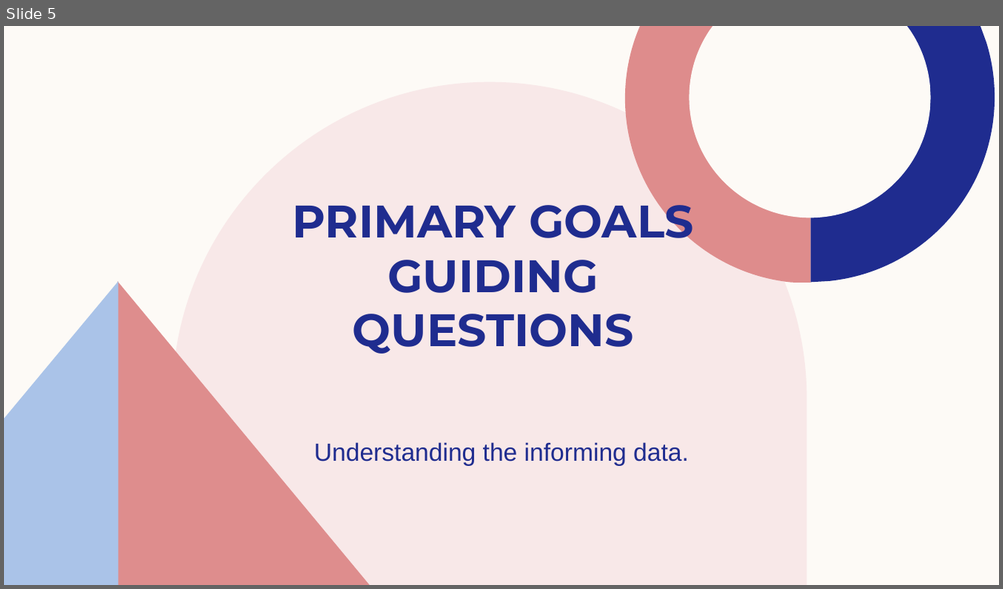
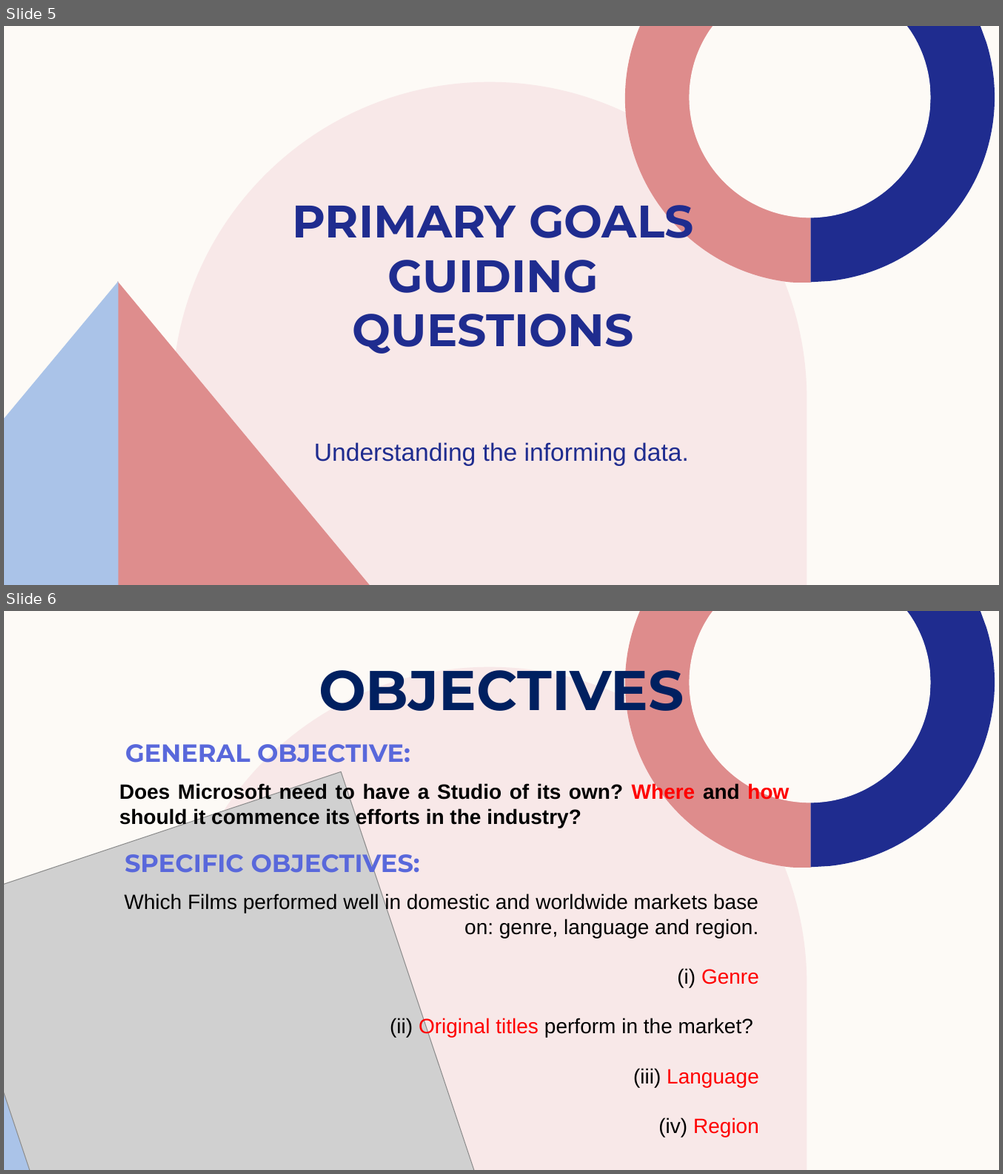
Before and after one commit to rurigi-waweru/dsc-waweru-phase-one-project, a slide deck: Presentation (MICROSOFT STUDIO).pptx. Shown one above the other, each under a label of ours: slide 5 before the commit, slides 5 and 6 after it. The pictures are 1003x589 and 1003x1174 pixels, drawn with LibreOffice and Linux fonts; fonts in the diff are those of the drawing; grey boxes stand for pictures. Boxes give left, top, right and bottom in pixels: in the first picture for what was removed or moved away, otherwise in the second. Text is boxed around its words. In the diff, an @@ line names an element or a change of style, - is before the commit and + after.

```diff
--- a/Presentation (MICROSOFT STUDIO).pptx
+++ b/Presentation (MICROSOFT STUDIO).pptx
@@ slide 6 added at box(4, 611, 999, 1170), background #FDFAF6; not listed: 6 template elements that a slide beside it also shows @@
@@ title added at box(318, 655, 684, 723), 54 pt, text #002060, bold @@
+OBJECTIVES
@@ text added at box(125, 744, 410, 763), 24 pt, text #5968DB, bold @@
+GENERAL OBJECTIVE:
@@ picture added at box(4, 772, 475, 1170) @@
@@ text added at box(119, 783, 788, 828), 20 pt, text #000000, bold @@
+Does Microsoft need to have a Studio of its own? Where and how should it commence its efforts in the industry?
@@ text added at box(125, 848, 420, 878), 24 pt, text #5968DB, bold @@
+SPECIFIC OBJECTIVES:
@@ text added at box(124, 894, 759, 1137), 20 pt, text #000000 @@
+Which Films performed well in domestic and worldwide markets base on: genre, language and region.
+(i) Genre
+(ii) Original titles perform in the market?
+(iii) Language
+(iv) Region
```
Also in this commit, not shown: 4 slides changed, 8 other slides added, 4 slides removed, 22 other files.
